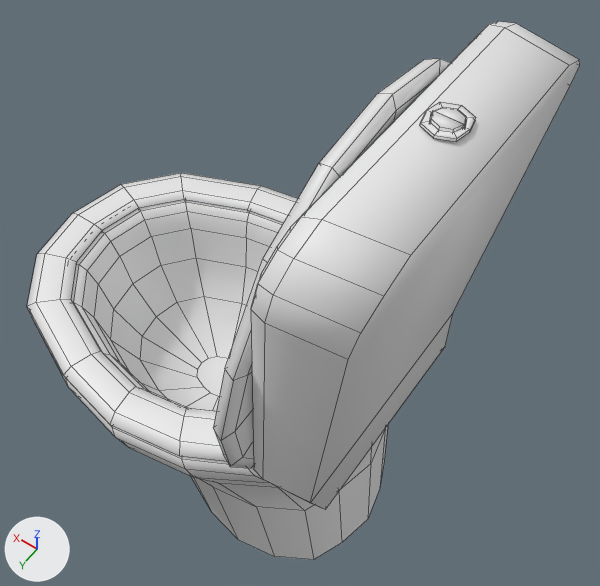
The FBX model Assets/Meshes/Skibidi.fbx: old version first, new version second.
One viewpoint serves both versions: a 50 mm lens placed at (-0.627, 0.893, 2.282), pointed at (0.073, -0.088, 0.74). Arrows for +X, +Y and +Z are at lower left; the lights stay in place. Mesh edges are drawn as thin lines. Where no turn or scale is listed for an object, it has been applied to the vertices.

Objects in the first picture: 'Skibidi'.
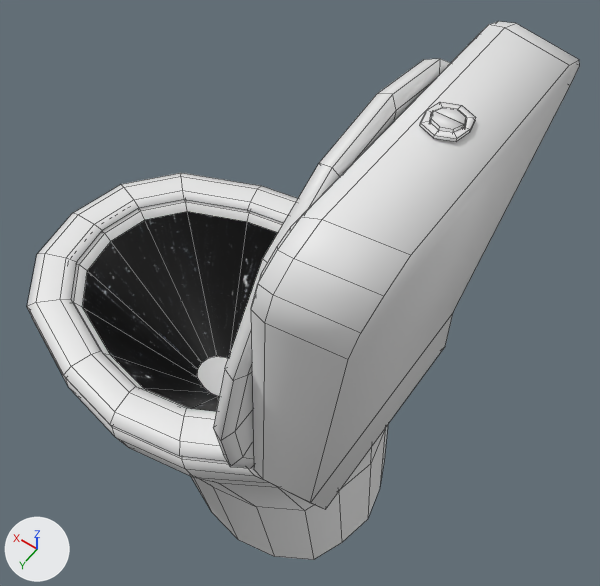
Boxes (x1, y1, x2, y2) around the edits, measured in the pictures (600 x 586 px):
'Flush Water', added (black)
    after: (83, 211, 278, 411)

The change in detail:
Picture 'Water.png' (img_water_png) is new.
Material 'Flush Water' (mat_flush_water) is new.
Its texture is img_water_png.
Mesh me_toilet_001 is new.
It has 32 vertices, 16 faces and spans x 0.006..0.619, y -0.285..0.285, z 0.303..0.649.
It uses material mat_flush_water (picture img_water_png).
Object 'Flush Water' (ob_flush_water) is new; it shows me_toilet_001.
Its location is (0.0, 0.0, 0.0).
